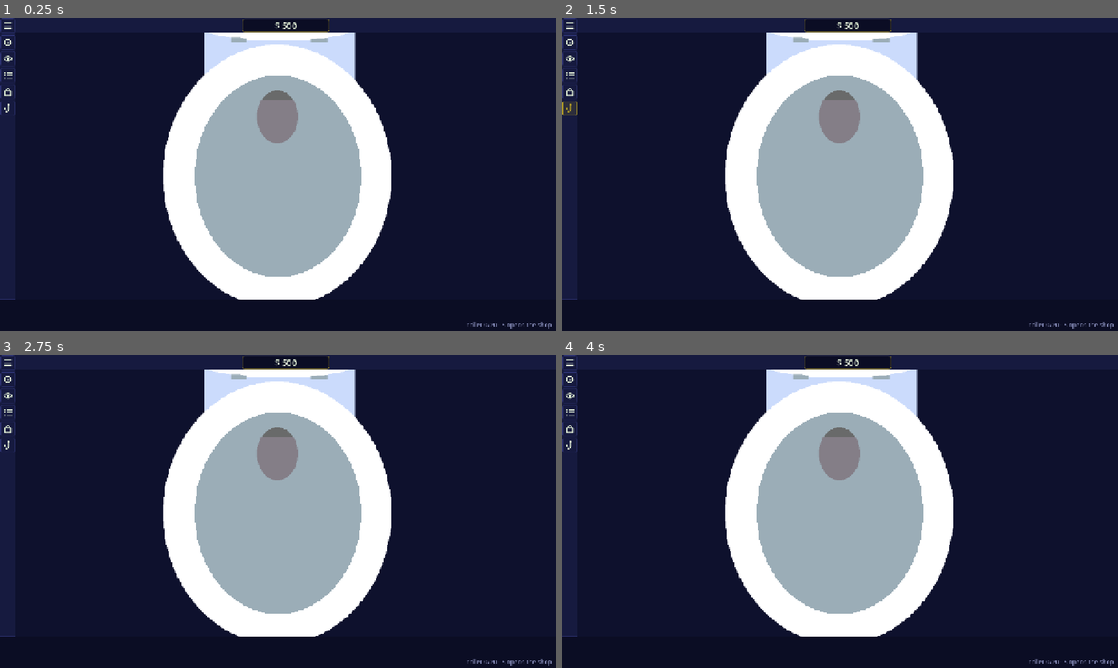
Above: before the commit, frames 1-4 (two rows, left to right).
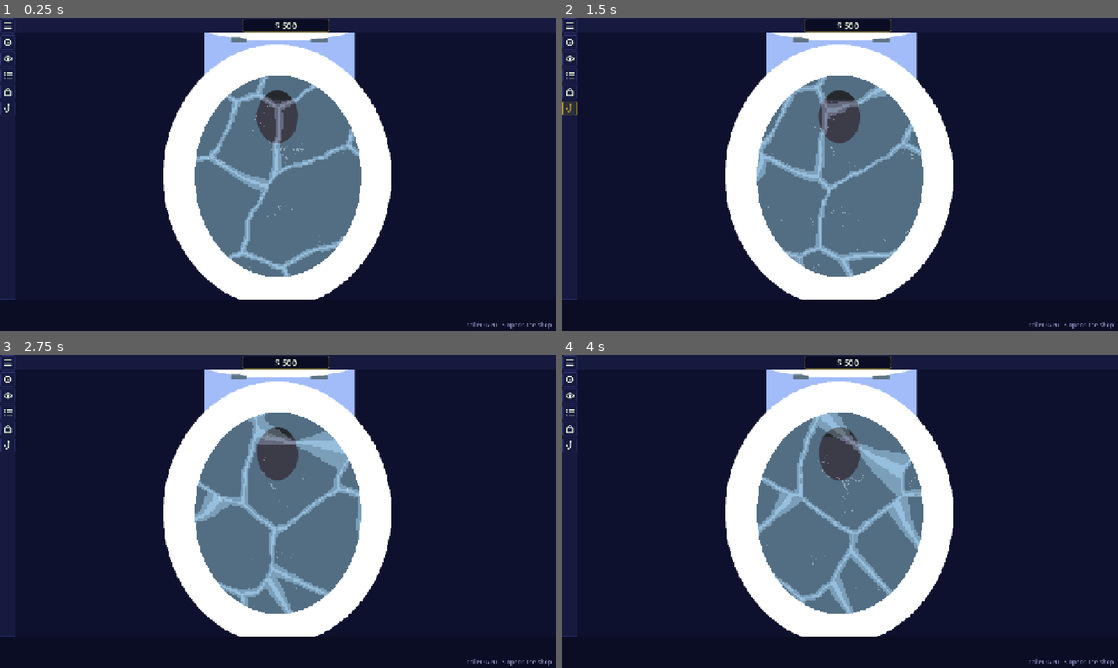
Above: after the commit, the same moments.

Repository: frnklnnlsn/koi-idle
Game: Godot game, scene res://game_parts/user_interface/scenes/main_UI.tscn
Two runs of this game, one before a commit and one after it. Both use one fixed random seed, a clock stepped at 60 frames per second and the inputs below.
Inputs (mouse positions are in pixels of both pictures, inside the frame that each line leads up to):
- Up to frame 1 (0.25 s): no input
- Up to frame 2 (1.5 s): click (567, 108) at 0.5 s; click (567, 108) at 1.25 s
- Up to frame 3 (2.75 s): tap Enter at 2 s; move the mouse to (400, 495) at 2.02 s; hold D from 2.03 s (still down); tap Backspace at 2.1 s; click (400, 495) at 2.17 s
- Up to frame 4 (4 s): release D at 2.75 s; drag from (728, 527) to (812, 574) at 2.77 s; move the mouse to (895, 442) at 3.52 s; hold D from 3.53 s (still down); tap F at 3.6 s; click (895, 442) at 3.67 s

The runs differ from the first frame. In frame 1, 17% of the frame differs, in the area x 29-71%, y 4-90%; in frame 2, 17%; in frame 3, 17%; in frame 4, 17%.

Commit message:
Water for sprites + layered toilet scene
- underwater.gdshader: for sprites under water. Bends the picture inside
  the sprite by the same pond-fixed ripple as the fish (shared
  water_wobble_offset), adds the same light net and a water tint, and can
  stay inside the swim area so porcelain stays crisp.
- water_area.gdshaderinc: the swim area's shape (circle/ellipse, capsule,
  rectangle) for water shaders; SwimArea.apply_to_material /
  setup_water_layers fill it in. pond_water's foam uses it and it can now
  clip to the area (clip_to_area).
- toilet_area.tscn: Underwater (z -20, underwater_material.tres) holds the
  bowl bottom (ToiletRim.png, Use Parent Material); AboveWater (z 20) holds
  the rim (ToiletRim3.png, renamed Rim).
- Toilet view gets a WaterSurface (sparkles) clipped to the bowl, reusing
  pond_water_surface.tres; each view copies its water materials at start
  and fills in its own shape.
- scripts/layers.gd documents the z bands shared by both views.

Co-Authored-By: Claude Opus 5.5 <noreply@anthropic.com>
Claude-Session: https://claude.ai/code/session_01EFMBTUzXdodmqvh2BWDEMY

Diff:
--- a/koi-idle-godot/SandBox/FishTestGround/scenes/toilet_area.tscn
+++ b/koi-idle-godot/SandBox/FishTestGround/scenes/toilet_area.tscn
@@ -3,6 +3,7 @@
 [ext_resource type="Texture2D" uid="uid://ckg6cshvshkae" path="res://art/Sprites/ToiletRim.png" id="1_b7m5k"]
 [ext_resource type="Texture2D" uid="uid://c2pxqr0ja1fju" path="res://art/Sprites/ToiletRim3.png" id="2_t615y"]
 [ext_resource type="Script" uid="uid://cfmoa6hcvdirb" path="res://scripts/swim_shape.gd" id="3_swim"]
+[ext_resource type="Material" path="res://game_parts/FishComposition/resources/underwater_material.tres" id="4_under"]
 
 [sub_resource type="CapsuleShape2D" id="CapsuleShape2D_lsxmt"]
 radius = 33.0
@@ -15,8 +16,12 @@
 [node name="ToiletArea" type="Area2D" unique_id=1489680432]
 metadata/_edit_vertical_guides_ = [128.0]
 
-[node name="ToiletSprite" type="Sprite2D" parent="." unique_id=1309309159]
-z_index = -2
+[node name="Underwater" type="Node2D" parent="."]
+z_index = -20
+material = ExtResource("4_under")
+
+[node name="ToiletSprite" type="Sprite2D" parent="Underwater" unique_id=1309309159]
+use_parent_material = true
 position = Vector2(-18, -1)
 scale = Vector2(0.6, 0.6)
 texture = ExtResource("1_b7m5k")
@@ -26,7 +31,10 @@
 position = Vector2(0, 1)
 shape = SubResource("CapsuleShape2D_lsxmt")
 
-[node name="Sprite2D" type="Sprite2D" parent="." unique_id=1500697648]
+[node name="AboveWater" type="Node2D" parent="."]
+z_index = 20
+
+[node name="Rim" type="Sprite2D" parent="AboveWater" unique_id=1500697648]
 texture = ExtResource("2_t615y")
 
 [node name="SwimShape" type="CollisionShape2D" parent="." unique_id=1964696330]
--- /dev/null
+++ b/koi-idle-godot/game_parts/FishComposition/resources/underwater_material.tres
@@ -0,0 +1,20 @@
+[gd_resource type="ShaderMaterial" format=3]
+
+[ext_resource type="Shader" path="res://game_parts/FishComposition/shaders/underwater.gdshader" id="1_under"]
+[ext_resource type="Texture2D" path="res://game_parts/FishComposition/resources/water_noise.tres" id="2_noise"]
+
+[resource]
+shader = ExtResource("1_under")
+shader_parameter/noise = ExtResource("2_noise")
+shader_parameter/amplitude = 0.8
+shader_parameter/wavelength = 36.0
+shader_parameter/speed = 0.9
+shader_parameter/cross_ripple = 0.6
+shader_parameter/light_scale = 90.0
+shader_parameter/light_speed = 0.5
+shader_parameter/light_width = 0.14
+shader_parameter/band_at = 0.25
+shader_parameter/core_at = 0.7
+shader_parameter/pixel_size = 2.0
+shader_parameter/noise_px = 256.0
+shader_parameter/rippling = 4.0
--- a/koi-idle-godot/game_parts/FishComposition/shaders/pond_water.gdshader
+++ b/koi-idle-godot/game_parts/FishComposition/shaders/pond_water.gdshader
@@ -8,7 +8,7 @@
 //   band + bright core) over an optional water colour.
 //
 //   Surface layer (above the fish): random sparkles, plus foam pulsing along
-//   the edge of the pond's swim shape (the pond sets the shape for you).
+//   the edge of the swim shape (off by default; the scripts set the shape).
 //
 // Positions are pond pixels, so the floor's light lines up with the light on
 // the fish (water_wobble.gdshader); keep light_scale / light_speed / pixel
@@ -16,11 +16,14 @@
 shader_type canvas_item;
 
 #include "res://game_parts/FishComposition/shaders/water_light.gdshaderinc"
+#include "res://game_parts/FishComposition/shaders/water_area.gdshaderinc"
 
 // false = floor layer, true = surface layer.
 uniform bool surface_layer = false;
 // Size of one "pixel" of the effect, in pond pixels (1 = native, 2 = chunky).
 uniform float pixel_size : hint_range(1.0, 8.0, 1.0) = 2.0;
+// Draw only inside the swim area (set by the toilet / pond script).
+uniform bool clip_to_area = false;
 
 group_uniforms water;
 // Fill under the light (alpha 0 = keep whatever is behind).
@@ -52,12 +55,9 @@
 
 group_uniforms foam;
 uniform vec4 foam_color : source_color = vec4(0.85, 0.92, 1.0, 0.5);
-// Width of the foam band at the edge, in pond pixels (0 = no foam, the default).
+// Width of the foam band along the swim area's edge, in pond pixels
+// (0 = no foam, the default).
 uniform float foam_width : hint_range(0.0, 40.0, 0.5) = 0.0;
-// Set by the pond from its swim shape (an ellipse or circle).
-uniform vec2 foam_center = vec2(0.0);
-uniform vec2 foam_radii = vec2(0.0);
-uniform float foam_rotation = 0.0;
 group_uniforms;
 
 varying vec2 world_pos;
@@ -71,17 +71,6 @@
 	float a = src.a + dst.a * (1.0 - src.a);
 	vec3 rgb = (src.rgb * src.a + dst.rgb * dst.a * (1.0 - src.a)) / max(a, 0.0001);
 	return vec4(rgb, a);
-}
-
-// Distance inside the swim ellipse's edge, in pond pixels (negative = outside).
-float edge_distance(vec2 p) {
-	vec2 l = p - foam_center;
-	float c = cos(-foam_rotation);
-	float s = sin(-foam_rotation);
-	l = vec2(l.x * c - l.y * s, l.x * s + l.y * c);
-	vec2 r = max(foam_radii, vec2(0.001));
-	float n = length(l / r);
-	return (1.0 - n) * min(r.x, r.y);
 }
 
 void fragment() {
@@ -108,8 +97,8 @@
 		if (glint > 0.5) {
 			col = over(col, sparkle_color);
 		}
-		if (foam_width > 0.0 && foam_radii.x > 0.0) {
-			float d = edge_distance(p);
+		if (foam_width > 0.0 && area_shape != 0) {
+			float d = area_distance(p);
 			// Foam band that breathes in and out, as in the pixel-art shader.
 			float breathe = 0.55 + 0.45 * abs(sin(TIME + 1.5707963));
 			float foam = step(0.0, d) * step(d, foam_width * breathe);
@@ -118,5 +107,8 @@
 			}
 		}
 	}
+	if (clip_to_area && area_distance(world_pos) < 0.0) {
+		col.a = 0.0;
+	}
 	COLOR = col;
 }
--- /dev/null
+++ b/koi-idle-godot/game_parts/FishComposition/shaders/underwater.gdshader
@@ -0,0 +1,70 @@
+// underwater.gdshader
+// For sprites under the water (the toilet bowl's bottom, rocks, plants...).
+// The fish shader bends the fish's outline, but a sprite is a plain
+// rectangle, so this one bends the picture inside it instead: each pixel
+// reads the texture a little to the side, by the same pond-fixed ripple the
+// fish use, so the bed and the fish waver together. It also adds the same
+// light ripples and can tint the water.
+//
+// Put the material on an "Underwater" Node2D and tick Use Parent Material on
+// each sprite under it. With the swim area filled in (the toilet / pond
+// script does it), the effect stays inside the water: porcelain or banks
+// outside the area stay crisp.
+shader_type canvas_item;
+
+#include "res://game_parts/FishComposition/shaders/water_light.gdshaderinc"
+#include "res://game_parts/FishComposition/shaders/water_area.gdshaderinc"
+
+group_uniforms wobble;
+// Same meaning as on the fish (water_wobble_material.tres); keep them equal.
+uniform float amplitude : hint_range(0.0, 4.0, 0.05) = 0.8;
+uniform float wavelength : hint_range(4.0, 200.0, 1.0) = 36.0;
+uniform float speed : hint_range(0.0, 5.0, 0.05) = 0.9;
+uniform float cross_ripple : hint_range(0.0, 1.0, 0.05) = 0.6;
+
+group_uniforms light_ripples;
+uniform float light_strength : hint_range(0.0, 2.0, 0.05) = 0.35;
+uniform vec4 light_color : source_color = vec4(0.85, 0.95, 1.0, 1.0);
+uniform float light_scale : hint_range(10.0, 400.0, 1.0) = 90.0;
+uniform float light_speed : hint_range(0.0, 3.0, 0.05) = 0.5;
+uniform float light_width : hint_range(0.01, 0.5, 0.01) = 0.14;
+uniform float band_at : hint_range(0.0, 1.0, 0.01) = 0.25;
+uniform float core_at : hint_range(0.0, 1.0, 0.01) = 0.7;
+uniform float pixel_size : hint_range(1.0, 8.0, 1.0) = 2.0;
+uniform sampler2D noise : repeat_enable, filter_nearest;
+uniform float noise_px : hint_range(32.0, 1024.0, 1.0) = 256.0;
+uniform float rippling : hint_range(0.0, 20.0, 0.5) = 4.0;
+
+group_uniforms water;
+// Colour the underwater part is multiplied by (white = no tint).
+uniform vec4 water_tint : source_color = vec4(0.88, 0.94, 1.0, 1.0);
+// Only bend / light / tint inside the swim area (needs the area set).
+uniform bool only_in_water = true;
+group_uniforms;
+
+varying vec2 world_pos;
+varying float world_scale;   // pond pixels per sprite pixel
+
+void vertex() {
+	world_pos = (MODEL_MATRIX * vec4(VERTEX, 0.0, 1.0)).xy;
+	world_scale = max(length(MODEL_MATRIX[0].xy), 0.0001);
+}
+
+void fragment() {
+	float wet = 1.0;
+	if (only_in_water) {
+		wet = step(0.0, area_distance(world_pos));
+	}
+	// Bend: read the texture shifted by the ripple (pond pixels -> UV).
+	vec2 shift = water_wobble_offset(world_pos, wavelength, speed, cross_ripple, TIME) * amplitude;
+	vec2 uv = UV + shift * TEXTURE_PIXEL_SIZE / world_scale * wet;
+	vec4 col = texture(TEXTURE, uv) * COLOR;
+	// Light ripples, the same net as on the fish and the pond floor.
+	vec2 p = water_snap(world_pos, pixel_size);
+	p += water_ripple(noise, p, noise_px, rippling, TIME);
+	float band = water_band(water_light(p, light_scale, TIME * light_speed, light_width), band_at, core_at);
+	float glow = step(1.0, band) * 0.6 + step(2.0, band) * 0.4;
+	col.rgb += light_color.rgb * glow * light_strength * col.a * wet;
+	col.rgb *= mix(vec3(1.0), water_tint.rgb, wet);
+	COLOR = col;
+}
--- a/koi-idle-godot/game_parts/FishComposition/shaders/water_wobble.gdshader
+++ b/koi-idle-godot/game_parts/FishComposition/shaders/water_wobble.gdshader
@@ -48,12 +48,7 @@
 	// Where this vertex is in the pond (fish nodes aren't rotated or scaled).
 	vec2 world = (MODEL_MATRIX * vec4(VERTEX, 0.0, 1.0)).xy;
 	world_pos = world;
-	float k = 6.2831853 / wavelength;
-	float t = TIME * speed;
-	vec2 offset;
-	offset.x = sin(world.y * k + t) + cross_ripple * sin((world.x + world.y) * k * 0.7 - t * 1.3);
-	offset.y = cos(world.x * k * 0.9 + t * 1.1) + cross_ripple * cos((world.x - world.y) * k * 0.6 + t * 0.8);
-	VERTEX += offset * amplitude / (1.0 + cross_ripple);
+	VERTEX += water_wobble_offset(world, wavelength, speed, cross_ripple, TIME) * amplitude;
 }
 
 void fragment() {
--- a/koi-idle-godot/game_parts/user_interface/scenes/main_UI.tscn
+++ b/koi-idle-godot/game_parts/user_interface/scenes/main_UI.tscn
@@ -66,6 +66,15 @@
 
 [node name="ToiletArea" parent="ToiletViewportContainer/ToiletViewport" unique_id=1143554548 instance=ExtResource("5_88aja")]
 
+[node name="WaterSurface" type="ColorRect" parent="ToiletViewportContainer/ToiletViewport"]
+z_index = 10
+material = ExtResource("25_watersurface")
+offset_left = -320.0
+offset_top = -200.0
+offset_right = 320.0
+offset_bottom = 200.0
+mouse_filter = 2
+
 [node name="PondViewportContainer" type="SubViewportContainer" parent="." unique_id=1075590828]
 unique_name_in_owner = true
 visible = false
--- a/koi-idle-godot/game_parts/user_interface/scenes/pond_viewport.gd
+++ b/koi-idle-godot/game_parts/user_interface/scenes/pond_viewport.gd
@@ -13,6 +13,9 @@
 @export var entry_swim_duration: float  = 2.5
 ## Seconds between each fish emerging — spread them out so it looks natural
 @export var spawn_stagger_sec:   float  = 0.35
+## Keep the water effects inside the swim area (off: the pond's water fills
+## the whole view).
+@export var clip_water_to_swim_area: bool = false
 
 # ── Growth → size ───────────────────────────────────────────────────────────
 # Every fish enters the pond at the same size, whatever its mass. As it grows
@@ -62,7 +65,9 @@
 	var swim_shape := get_node_or_null("PondArea/SwimShape") as SwimShape
 	if swim_shape:
 		_swim_area = swim_shape.make_swim_area()
-		_show_foam(_swim_area)
+		# Water layers get the pond's shape (for foam / clipping, see
+		# pond_water.gdshader). Not clipped: the pond's water fills the view.
+		_swim_area.setup_water_layers([get_node_or_null("WaterFloor"), get_node_or_null("WaterSurface"), get_node_or_null("Underwater")], clip_water_to_swim_area)
 		fish_container_pond.child_entered_tree.connect(func(n):
 			if "swim_area" in n:
 				n.swim_area = _swim_area)
@@ -80,25 +85,6 @@
 		return
 	_display.display_all(save_data.list_of_retired_fish, fish_container_pond)
 	_update_sizes(0.0)
-
-
-## Tells the WaterSurface layer (pond_water.gdshader) where the swim area's
-## edge is, so its foam runs along it. Circles and ellipses only; other
-## shapes get no foam.
-func _show_foam(area: SwimArea) -> void:
-	var surface := get_node_or_null("WaterSurface") as CanvasItem
-	var mat := surface.material as ShaderMaterial if surface else null
-	if mat == null:
-		return
-	var radii := Vector2.ZERO
-	match area.shape:
-		SwimArea.Shape.CIRCLE:
-			radii = Vector2(area.size.x, area.size.x)
-		SwimArea.Shape.ELLIPSE:
-			radii = area.size
-	mat.set_shader_parameter("foam_center", area.center)
-	mat.set_shader_parameter("foam_radii", radii)
-	mat.set_shader_parameter("foam_rotation", area.rotation)
 
 
 func _process(delta: float) -> void:
--- a/koi-idle-godot/game_parts/user_interface/scenes/toilet_viewport.gd
+++ b/koi-idle-godot/game_parts/user_interface/scenes/toilet_viewport.gd
@@ -6,6 +6,9 @@
 @export var flush_duration:         float   = 2.0
 @export var flush_hold_duration:    float   = 0.5
 @export var flush_stagger_per_frame: int    = 3
+## Keep the water effects (sparkles, underwater bend and light) inside the
+## swim area, so the porcelain around the water stays clean.
+@export var clip_water_to_swim_area: bool = true
 
 var _display:     FishDisplay
 var _is_flushing: bool  = false
@@ -26,6 +29,9 @@
 	var swim_shape := get_node_or_null("ToiletArea/SwimShape") as SwimShape
 	_base_area = swim_shape.make_swim_area() if swim_shape else _FALLBACK_AREA
 	_swim_area = _base_area.duplicate()
+	# Water layers (WaterSurface sparkles, ToiletArea/Underwater bowl bottom)
+	# get the bowl's shape. The full shape, not the one the flush shrinks.
+	_base_area.setup_water_layers([get_node_or_null("WaterSurface"), get_node_or_null("ToiletArea/Underwater")], clip_water_to_swim_area)
 	# Every toilet fish gets the toilet's boundary as it's added.
 	fish_container_toilet.child_entered_tree.connect(func(n):
 		if "swim_area" in n:
--- /dev/null
+++ b/koi-idle-godot/scripts/layers.gd
@@ -0,0 +1,22 @@
+# layers.gd
+# Drawing order (z_index) of the water views, bottom to top. The toilet and
+# the pond use the same bands, so things stack the same way in both:
+#
+#   UNDERWATER     -20  "Underwater" Node2D: bowl bottom, pond floor, rocks,
+#                       plants (underwater.gdshader via Use Parent Material)
+#   WATER_FLOOR    -10  light net on the bottom (WaterFloor, pond_water)
+#   FISH             0  fish; pond depth levels go 0, -1, -2, -3
+#   WATER_SURFACE   10  sparkles / foam (WaterSurface, pond_water)
+#   ABOVE_WATER     20  "AboveWater" Node2D: rim, edge stones, lily pads,
+#                       pipe, anything dry (no water shader)
+#
+# Scenes set these numbers on the group nodes in the Inspector; code that
+# places things uses the constants.
+class_name Layers
+extends RefCounted
+
+const UNDERWATER := -20
+const WATER_FLOOR := -10
+const FISH := 0
+const WATER_SURFACE := 10
+const ABOVE_WATER := 20
--- a/koi-idle-godot/scripts/swim_area.gd
+++ b/koi-idle-godot/scripts/swim_area.gd
@@ -134,3 +134,42 @@
 			var r     = sqrt(randf()) * size.x * 0.85
 			return _world(Vector2(cos(angle) * r, randf_range(-half, half) * 0.85 + sin(angle) * r))
 	return center
+
+
+## Sets up a view's water layers (nodes with a water ShaderMaterial): each
+## gets its own copy of its material (the toilet and pond can share one
+## material file but have different shapes), with this shape filled in.
+## clip = only draw inside the water (pond_water's clip_to_area).
+func setup_water_layers(nodes: Array, clip: bool) -> void:
+	for n in nodes:
+		var item := n as CanvasItem
+		if item == null or not (item.material is ShaderMaterial):
+			continue
+		var mat: ShaderMaterial = item.material.duplicate()
+		item.material = mat
+		apply_to_material(mat)
+		mat.set_shader_parameter("clip_to_area", clip)
+
+
+## Gives this shape to a water shader that includes water_area.gdshaderinc
+## (pond_water / underwater), so it can stay inside the water or draw along
+## the edge.
+func apply_to_material(mat: ShaderMaterial) -> void:
+	if mat == null:
+		return
+	var kind := 0
+	var s := size
+	match shape:
+		Shape.CIRCLE:
+			kind = 1
+			s = Vector2(size.x, size.x)
+		Shape.ELLIPSE:
+			kind = 1
+		Shape.CAPSULE:
+			kind = 2
+		Shape.RECTANGLE:
+			kind = 3
+	mat.set_shader_parameter("area_shape", kind)
+	mat.set_shader_parameter("area_center", center)
+	mat.set_shader_parameter("area_size", s)
+	mat.set_shader_parameter("area_rotation", rotation)
Not shown, added: koi-idle-godot/game_parts/FishComposition/shaders/underwater.gdshader.uid
Not shown, added: koi-idle-godot/game_parts/FishComposition/shaders/water_area.gdshaderinc
Not shown, added: koi-idle-godot/game_parts/FishComposition/shaders/water_area.gdshaderinc.uid
Not shown, changed: koi-idle-godot/game_parts/FishComposition/shaders/water_light.gdshaderinc
Not shown, added: koi-idle-godot/scripts/layers.gd.uid
